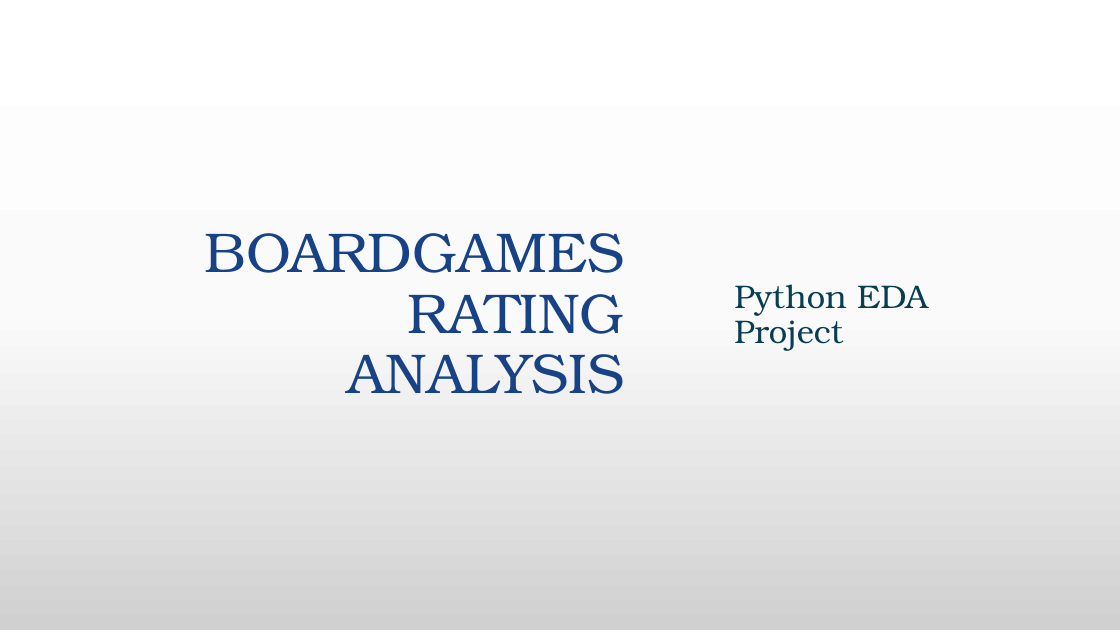
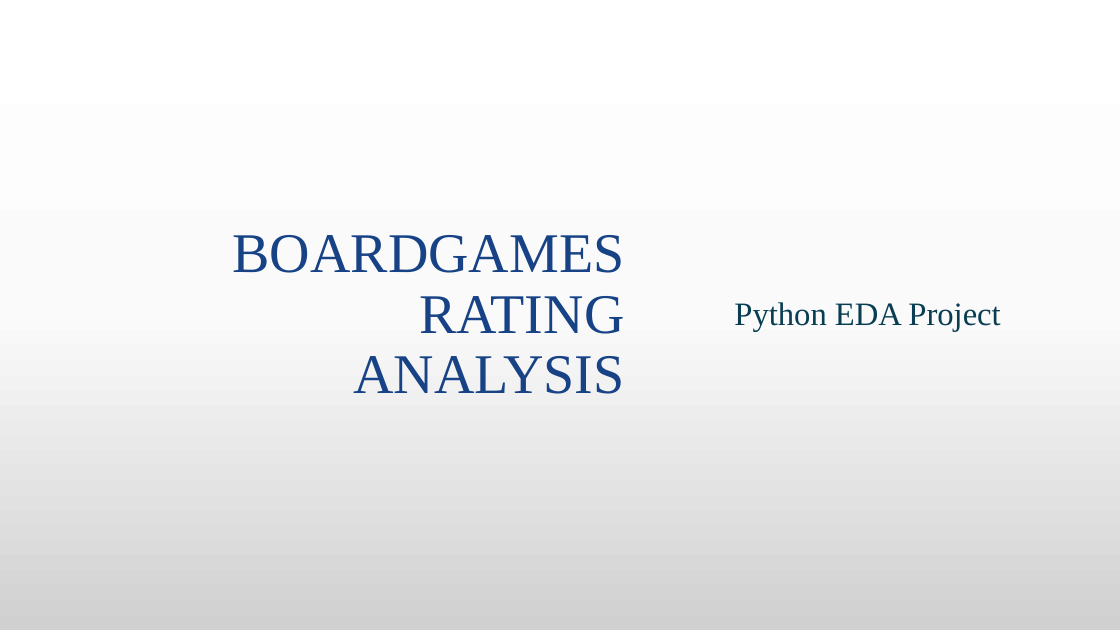
Before and after one commit to suhitasva/Python_EDA_Project_SVA, a slide deck: slide 1 of Boardgame_analysis_presentation.pptx. Drawn at 1120x630 pixels with LibreOffice and Linux fonts; fonts in the diff are those of the drawing; background and template pictures are left out. Boxes give left, top, right and bottom in pixels: in the first picture for what was removed or moved away, otherwise in the second. Text is boxed around its words. In the diff, an @@ line names an element or a change of style, - is before the commit and + after.

```diff
--- a/Boardgame_analysis_presentation.pptx
+++ b/Boardgame_analysis_presentation.pptx
@@ title "BOARDGAMES RATING ANALYSIS" at bbox=[233, 235, 625, 394]: font TeX Gyre Bonum to Times New Roman @@
@@ subtitle "Python EDA Project" at bbox=[734, 302, 1000, 332]: font TeX Gyre Bonum to Times New Roman @@
```
Also in this commit, not shown: 4 slides added, 1 slide removed.
